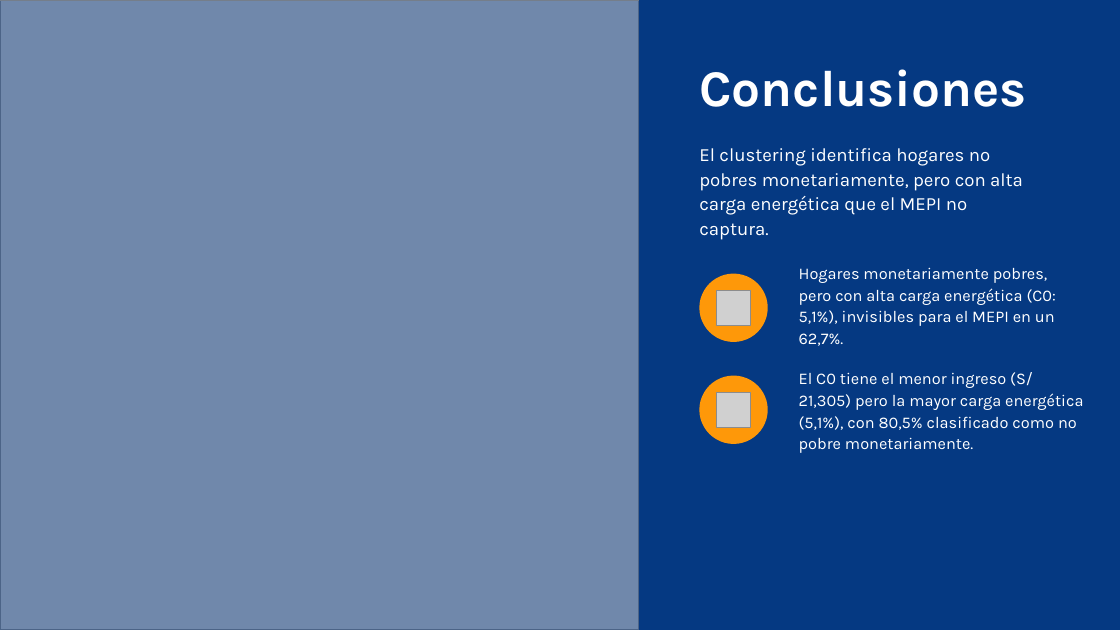
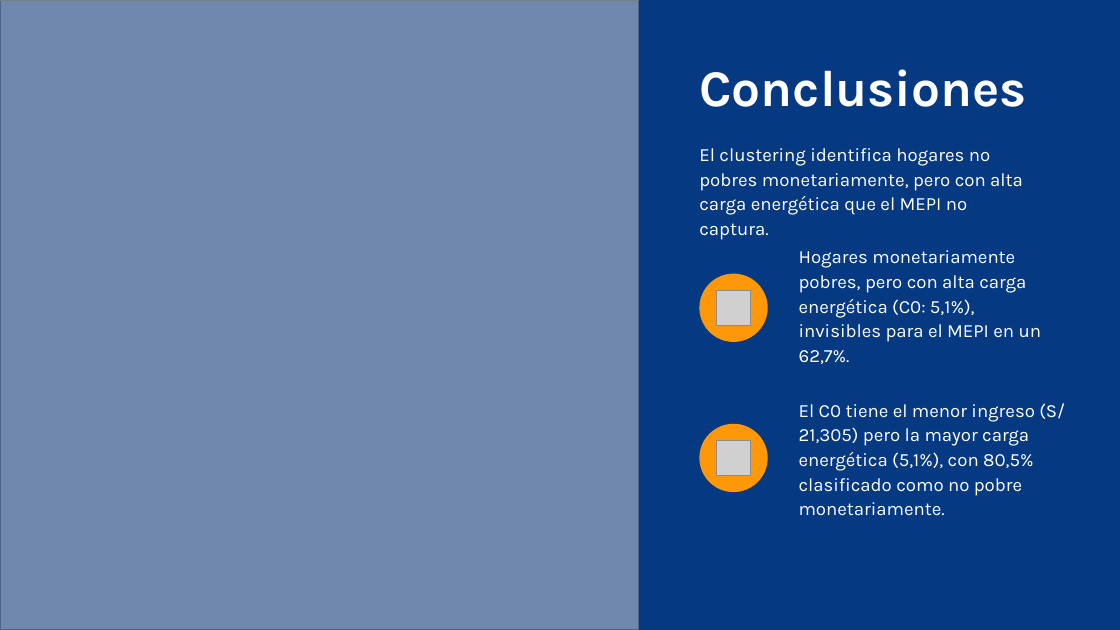
Before and after one commit to lucianoaltamirano435-rgb/Grupo_3_Trabajos_practicos, a slide deck: slide 11 of TPF/TP_final_Seminario_programacion_presentación_final.pptx. Drawn at 1120x630 pixels with LibreOffice and Linux fonts; fonts in the diff are those of the drawing; grey boxes stand for pictures. Boxes give left, top, right and bottom in pixels: in the first picture for what was removed or moved away, otherwise in the second. Text is boxed around its words. In the diff, an @@ line names an element or a change of style, - is before the commit and + after.

```diff
--- a/TPF/TP_final_Seminario_programacion_presentación_final.pptx
+++ b/TPF/TP_final_Seminario_programacion_presentación_final.pptx
@@ text "Hogares monetariamente pobres, pero con ..." at box(799, 250, 1042, 364): size 14 to 16 pt @@
@@ picture removed at box(717, 392, 751, 427) @@
@@ text "El C0 tiene el menor ..." at box(799, 403, 1065, 516): size 14 to 16 pt @@
@@ text "El C0 tiene el menor ...": place and size @@
-text "El C0 tiene el menor ..." at box(799, 372, 1083, 453)
+text "El C0 tiene el menor ..." at box(799, 403, 1065, 516)
@@ ellipse: place and size @@
-ellipse at box(700, 376, 768, 444)
+ellipse at box(700, 423, 768, 492)
@@ picture added at box(717, 441, 751, 476) @@
```
Also in this commit, not shown: 1 other slide changed.
